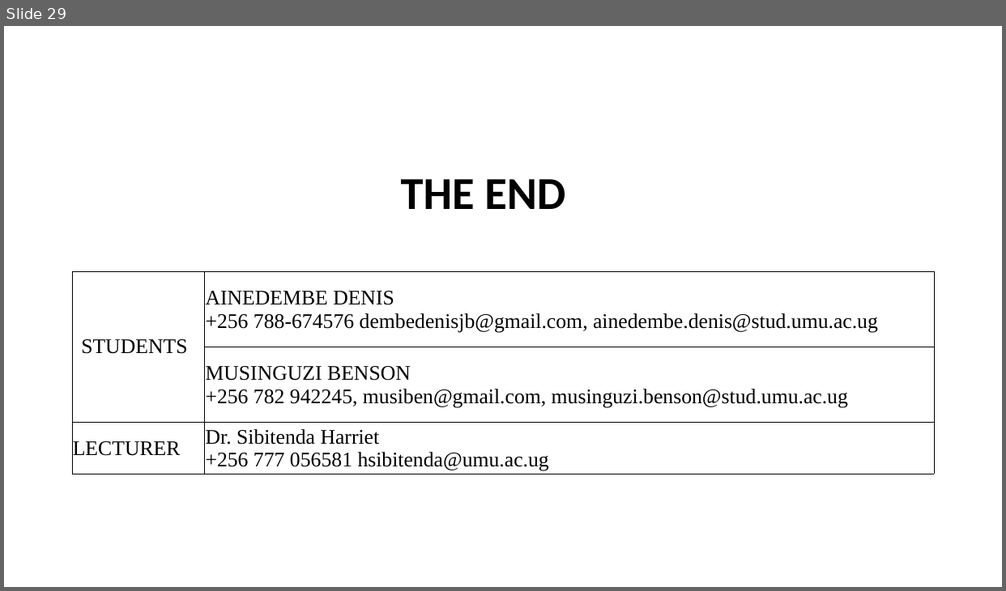
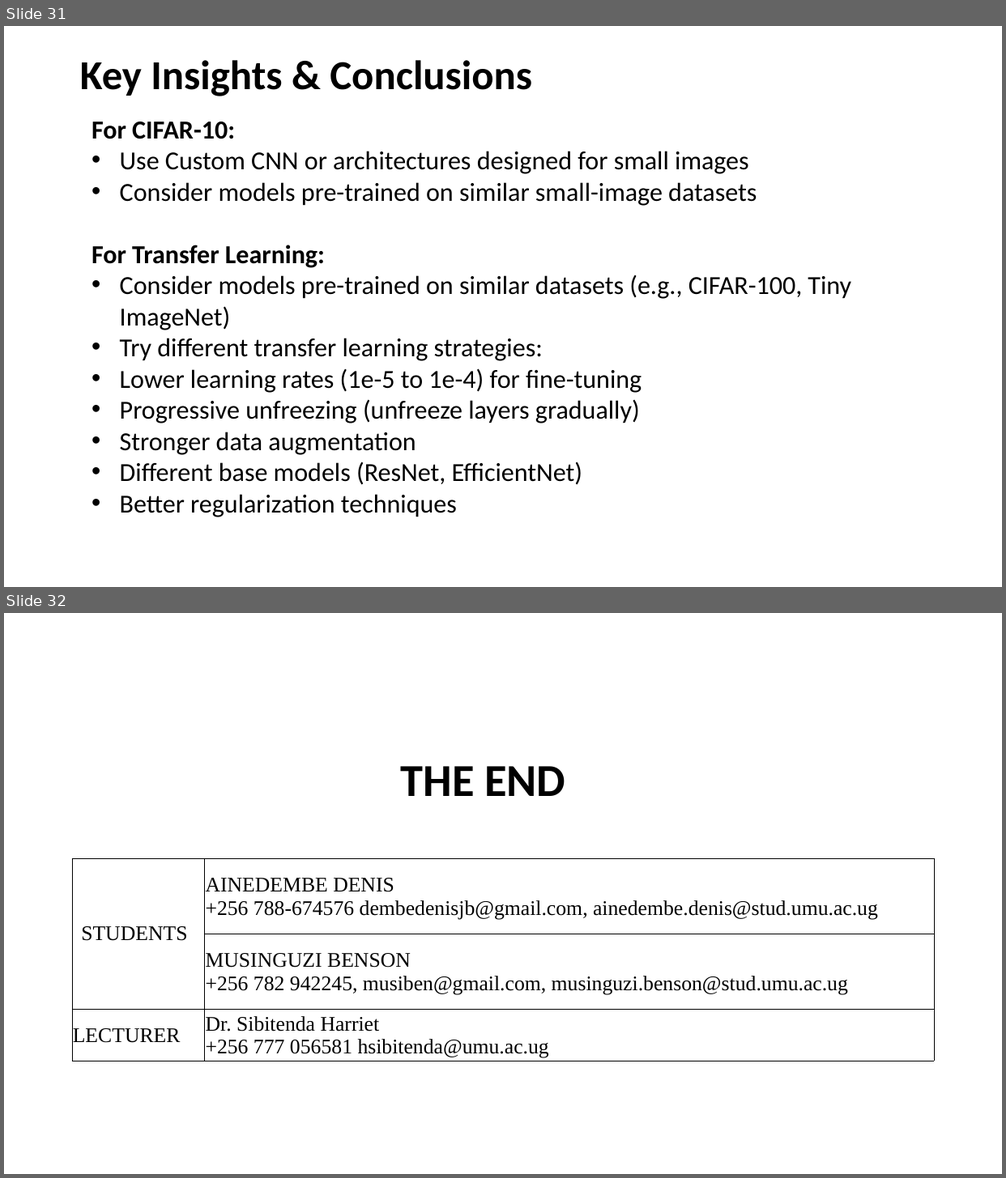
Before and after one commit to Ainedembe-Denis/Image-Recognition-with-Transfer-Learning, a slide deck: Presentation Slides/Image Recognition with Transfer Learning (CIFAR-10 Dataset).pptx. Shown one above the other, each under a label of ours: slide 29 before the commit, slides 31 and 32 after it. The pictures are 1006x591 and 1006x1178 pixels, drawn with LibreOffice and Linux fonts; fonts in the diff are those of the drawing. Boxes give left, top, right and bottom in pixels: in the first picture for what was removed or moved away, otherwise in the second. Text is boxed around its words. In the diff, an @@ line names an element or a change of style, - is before the commit and + after.

```diff
--- a/Presentation Slides/Image Recognition with Transfer Learning (CIFAR-10 Dataset).pptx
+++ b/Presentation Slides/Image Recognition with Transfer Learning (CIFAR-10 Dataset).pptx
@@ slide 31 added at box(4, 26, 1002, 587), background #FFFFFF @@
@@ title added at box(80, 60, 532, 96), 39.6 pt, text #000000, bold @@
+Key Insights & Conclusions
@@ text added at box(91, 122, 851, 518), 25 pt, text #000000 @@
+For CIFAR-10:
+• Use Custom CNN or architectures designed for small images
+• Consider models pre-trained on similar small-image datasets
+For Transfer Learning:
+• Consider models pre-trained on similar datasets (e.g., CIFAR-100, Tiny ImageNet)
+• Try different transfer learning strategies:
+• Lower learning rates (1e-5 to 1e-4) for fine-tuning
+• Progressive unfreezing (unfreeze layers gradually)
+• Stronger data augmentation
+• Different base models (ResNet, EfficientNet)
+• Better regularization techniques
@@ what was slide 29 is now slide 32 @@
```
Also in this commit, not shown: 2 other slides added, 2 other files.
